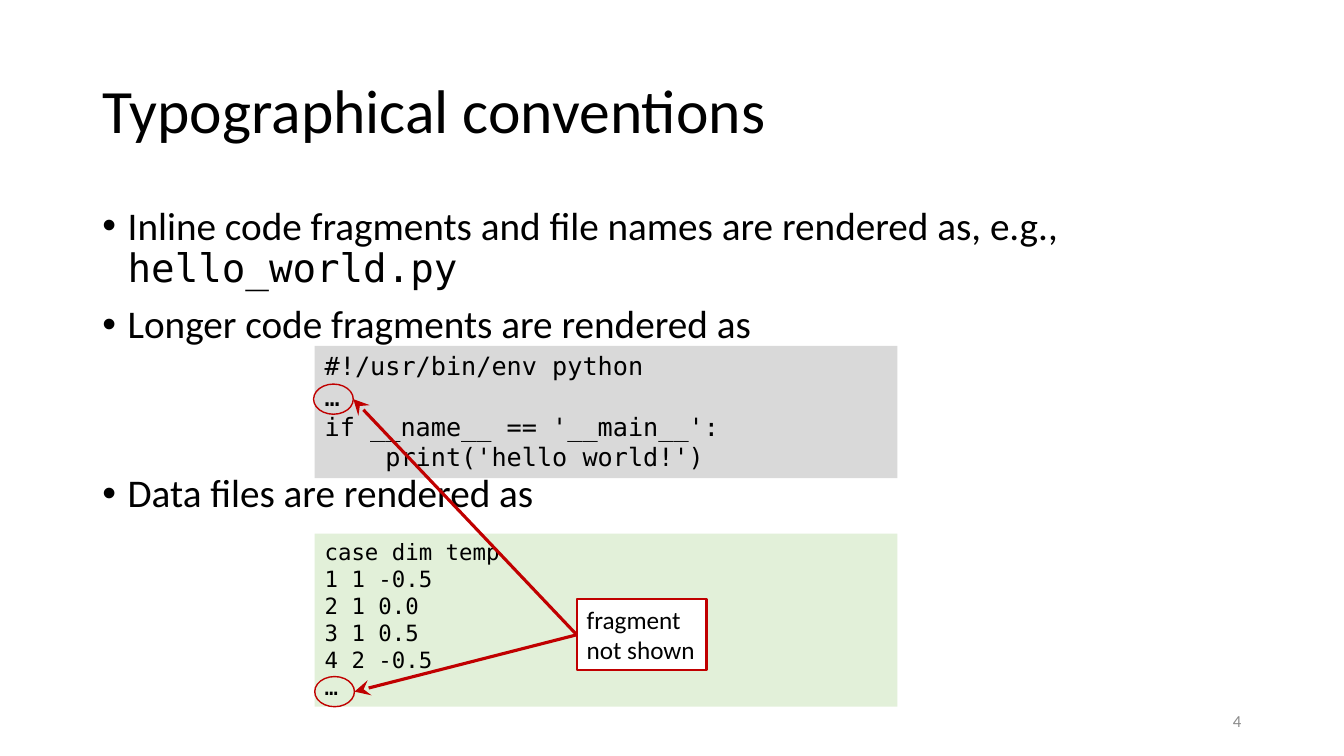
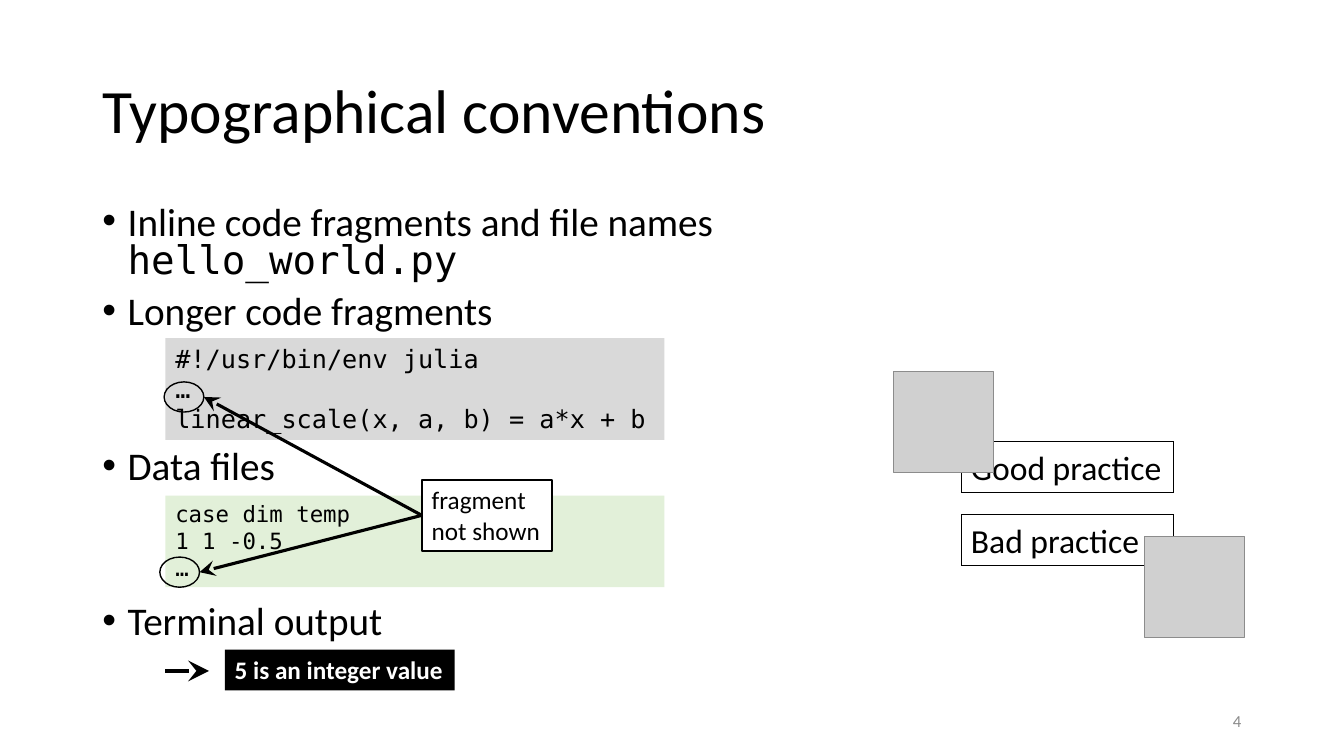
Before and after one commit to gjbex/Julia_good_bad_ugly, a slide deck: slide 4 of julia,_good_back_ugly.pptx. Drawn at 1344x756 pixels with LibreOffice and Linux fonts; fonts in the diff are those of the drawing; grey boxes stand for pictures. Boxes give left, top, right and bottom in pixels: in the first picture for what was removed or moved away, otherwise in the second. Text is boxed around its words. In the diff, an @@ line names an element or a change of style, - is before the commit and + after.

```diff
--- a/julia,_good_back_ugly.pptx
+++ b/julia,_good_back_ugly.pptx
@@ text at <box>128,208,713,642</box>: text changed @@
-• Inline code fragments and file names are rendered as, e.g., hello_world.py
-• Longer code fragments are rendered as
-• Data files are rendered as
+• Inline code fragments and file names
+  hello_world.py
+• Longer code fragments
+• Data files
+• Terminal output
@@ rectangle "#!/usr/bin/env julia": place and size @@
-rectangle "#!/usr/bin/env julia" at <box>315,346,897,478</box>
+rectangle "#!/usr/bin/env julia" at <box>165,338,664,440</box>
@@ text in rectangle at <box>175,348,479,374</box>: text changed @@
-#!/usr/bin/env python
+#!/usr/bin/env julia
@@ ellipse: place and size @@
-ellipse at <box>314,384,353,414</box>
+ellipse at <box>164,382,204,412</box>
@@ ellipse at <box>164,382,204,412</box>: outline #C00000 1 pt to #000000 1 pt @@
@@ picture added at <box>893,372,994,473</box> @@
@@ text in rectangle at <box>175,407,645,434</box>: text changed @@
-if __name__ == '__main__':
-print('hello world!')
+linear_scale(x, a, b) = a*x + b
@@ arrow moved from (577, 635) - (354, 399) to (421, 515) - (204, 397) @@
@@ arrow (421, 515) - (204, 397): stroke #C00000 2.25 pt to #000000 2.25 pt @@
@@ rectangle added at <box>961,442,1174,492</box>, outline #000000 0.75 pt, 24 pt, text #000000 @@
+Good practice
@@ rectangle "case dim temp": place and size @@
-rectangle "case dim temp" at <box>315,533,897,707</box>
+rectangle "case dim temp" at <box>165,496,664,588</box>
@@ rectangle "fragment not shown" at <box>421,480,552,552</box>: outline #C00000 1.5 pt to #000000 1.5 pt @@
@@ 1 rectangle, 1 ellipse, 1 arrow: place and size @@
-1 rectangle, 1 ellipse, 1 arrow at <box>315,599,707,707</box>
+1 rectangle, 1 ellipse, 1 arrow at <box>160,480,552,588</box>
@@ arrow (421, 515) - (200, 573): stroke #C00000 2.25 pt to #000000 2.25 pt @@
@@ rectangle added at <box>961,515,1174,566</box>, outline #000000 0.75 pt, 24 pt, text #000000 @@
+Bad practice
@@ picture added at <box>1144,536,1245,637</box> @@
@@ ellipse at <box>160,558,200,588</box>: outline #C00000 1 pt to #000000 1 pt @@
@@ text in rectangle at <box>325,597,432,674</box>: paragraphs removed @@
-2 1 0.0
-3 1 0.5
-4 2 -0.5
@@ rectangle added at <box>225,650,455,691</box>, fill #000000, 18 pt, text #FFFFFF, bold @@
+5 is an integer value
@@ arrow added from (165, 671) to (209, 671), #000000 3 pt @@
```
Also in this commit, not shown: 3 other slides changed, 1 other file.
